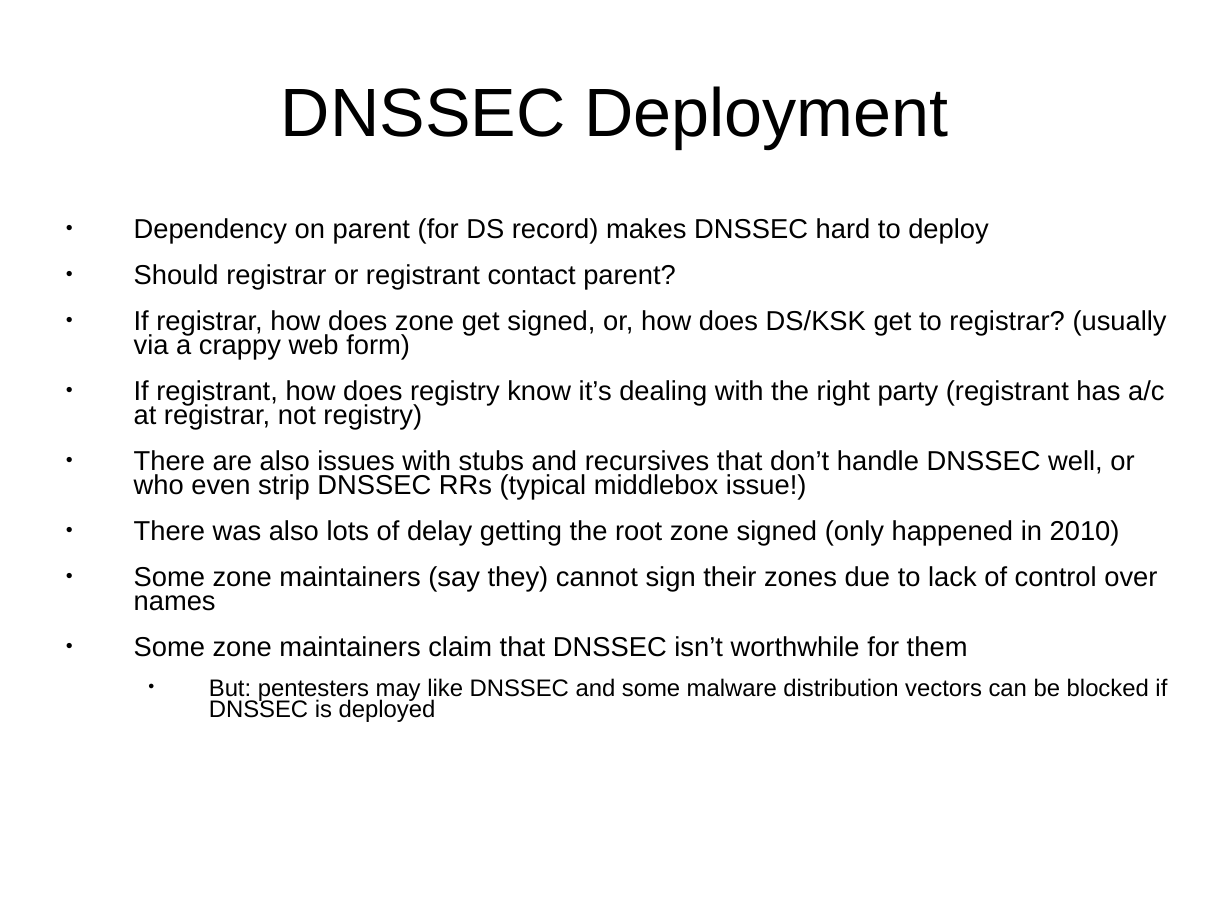
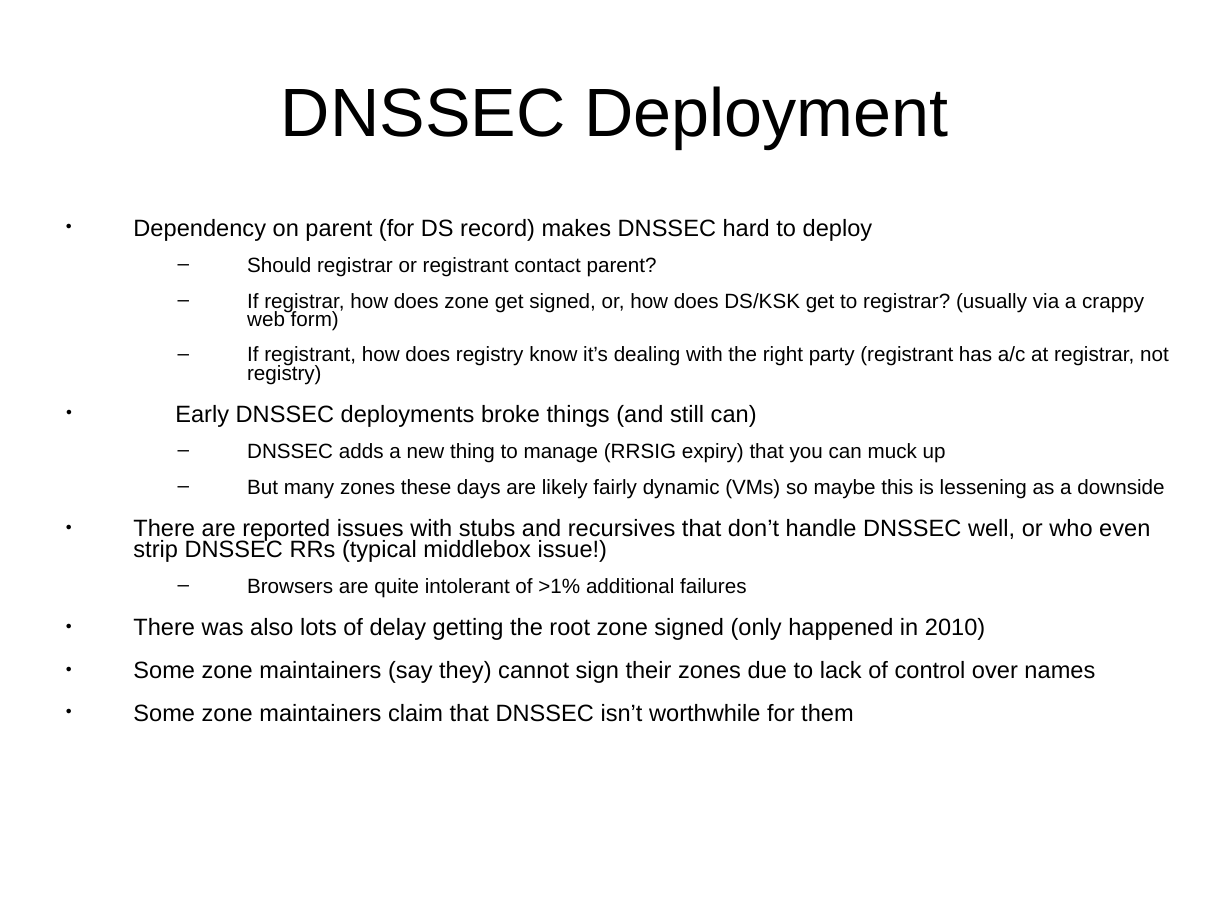
Before and after one commit to sftcd/cs7053, a slide deck: slide 15 of 2016lectures/10-dns.ppt (slide 11 before the commit). Drawn at 1232x924 pixels with LibreOffice and Linux fonts; fonts in the diff are those of the drawing. Boxes give left, top, right and bottom in pixels: in the first picture for what was removed or moved away, otherwise in the second. Text is boxed around its words. In the diff, an @@ line names an element or a change of style, - is before the commit and + after.

```diff
--- a/2016lectures/10-dns.ppt
+++ b/2016lectures/10-dns.ppt
@@ text at [133,219,1169,722]: size 17.6 to 15.2 pt in "Dependency on parent (for DS record) makes ...", "There was also lots of delay getting ...", "Some zone maintainers (say they) cannot sign ...", "Some zone maintainers claim that DNSSEC isn’t ..."; size 17.6 to 13.3 pt in "Should registrar or registrant contact parent?", "If registrar, how does zone get signed, ...", "If registrant, how does registry know it’s ..."; bullet ● to –; list level 1 to 2 in "Should registrar or registrant contact ..."; list level 1 to 2 in "If registrar, how does zone ..."; list level 1 to 2 in "If registrant, how does registry ..." @@
@@ text at [133,405,1164,598]: text changed; size 17.6 to 13.3 pt @@
-● There are also issues with stubs and recursives that don’t handle DNSSEC well, or who even strip DNSSEC RRs (typical middlebox issue!)
+● Early DNSSEC deployments broke things (and still can)
+  – DNSSEC adds a new thing to manage (RRSIG expiry) that you can muck up
+  – But many zones these days are likely fairly dynamic (VMs) so maybe this is lessening as a downside
+● There are reported issues with stubs and recursives that don’t handle DNSSEC well, or who even strip DNSSEC RRs (typical middlebox issue!)
+  – Browsers are quite intolerant of >1% additional failures
@@ text at [209,678,1167,722]: paragraph removed @@
-  ● But: pentesters may like DNSSEC and some malware distribution vectors can be blocked if DNSSEC is deployed
```
Also in this commit, not shown: 14 other slides changed, 4 slides added, 2 other files.
